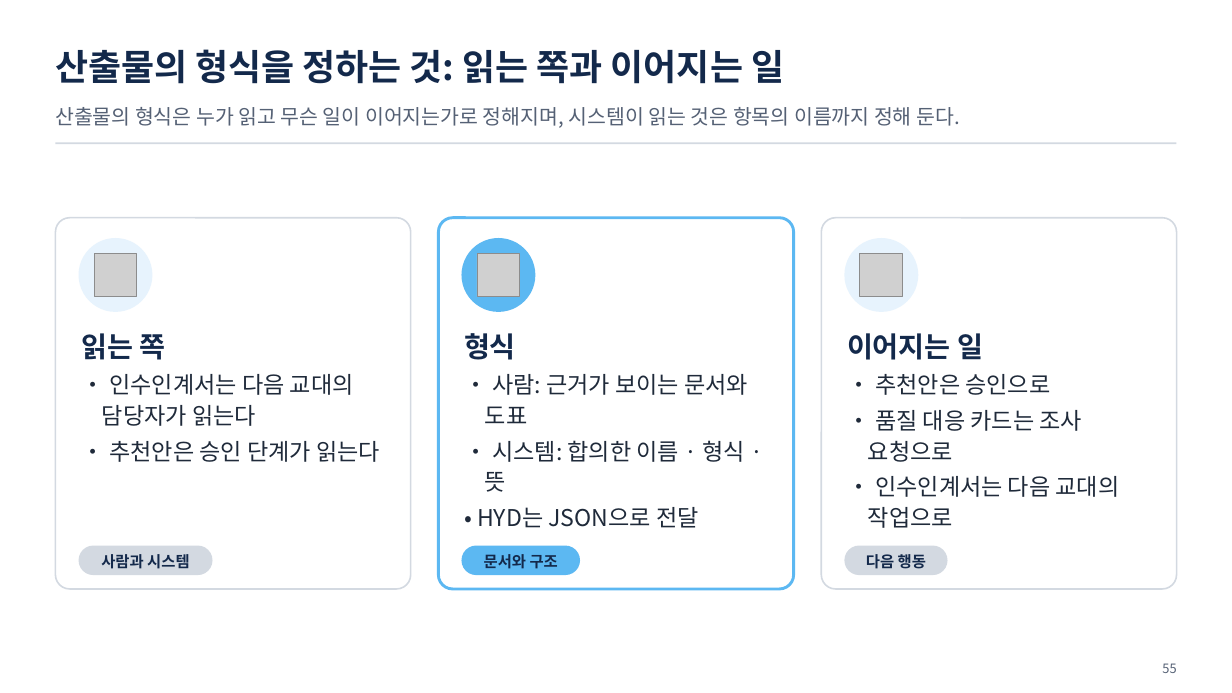
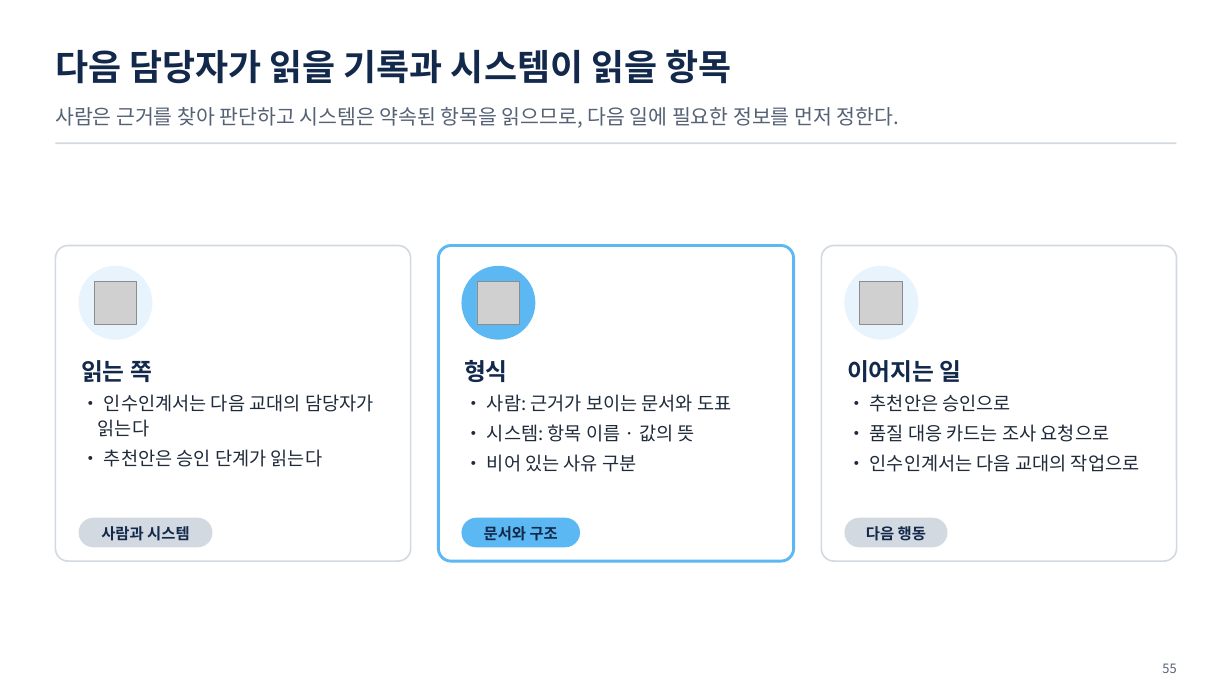
Before and after one commit to uengine-oss/hyd-iot-edu, a slide deck: slide 55 of workspace/강의제작/산출물/통합반/이론/08회차/통합반_08일차.pptx. Drawn at 1232x693 pixels with LibreOffice and Linux fonts; fonts in the diff are those of the drawing; grey boxes stand for pictures. Boxes give left, top, right and bottom in pixels: in the first picture for what was removed or moved away, otherwise in the second. Text is boxed around its words. In the diff, an @@ line names an element or a change of style, - is before the commit and + after.

```diff
--- a/workspace/강의제작/산출물/통합반/이론/08회차/통합반_08일차.pptx
+++ b/workspace/강의제작/산출물/통합반/이론/08회차/통합반_08일차.pptx
@@ text at box(55, 49, 731, 84): text changed @@
-산출물의 형식을 정하는 것: 읽는 쪽과 이어지는 일
+다음 담당자가 읽을 기록과 시스템이 읽을 항목
@@ text at box(55, 107, 898, 128): text changed @@
-산출물의 형식은 누가 읽고 무슨 일이 이어지는가로 정해지며, 시스템이 읽는 것은 항목의 이름까지 정해 둔다.
+사람은 근거를 찾아 판단하고 시스템은 약속된 항목을 읽으므로, 다음 일에 필요한 정보를 먼저 정한다.
@@ rounded rectangle: place and size @@
-rounded rectangle at box(55, 218, 410, 590)
+rounded rectangle at box(55, 246, 410, 562)
@@ rounded rectangle: place and size @@
-rounded rectangle at box(438, 218, 793, 590)
+rounded rectangle at box(438, 246, 793, 562)
@@ rounded rectangle: place and size @@
-rounded rectangle at box(822, 218, 1177, 590)
+rounded rectangle at box(822, 246, 1177, 562)
@@ 3 ellipses, 3 pictures: place and size @@
-3 ellipses, 3 pictures at box(79, 238, 919, 312)
+3 ellipses, 3 pictures at box(79, 266, 919, 340)
@@ text "읽는 쪽": place and size @@
-text "읽는 쪽" at box(81, 333, 380, 462)
+text "읽는 쪽" at box(81, 360, 374, 467)
@@ text "읽는 쪽" at box(81, 360, 374, 467): size 22 to 18.5 pt in "읽는 쪽"; size 18 to 14.5 pt; indent changed @@
@@ text "형식": place and size @@
-text "형식" at box(464, 333, 748, 528)
+text "형식" at box(464, 360, 731, 472)
@@ text "이어지는 일": place and size @@
-text "이어지는 일" at box(847, 333, 1120, 528)
+text "이어지는 일" at box(847, 360, 1140, 472)
@@ text "이어지는 일" at box(847, 360, 1140, 472): size 22 to 18.5 pt in "이어지는 일"; size 18 to 14.5 pt in "• 추천안은 승인으로", "• 품질 대응 카드는 조사 요청으로", "• 인수인계서는 다음 교대의 작업으로"; indent changed @@
@@ text at box(464, 360, 731, 412): size 22 to 18.5 pt in "형식"; size 18 to 14.5 pt in "• 사람: 근거가 보이는 문서와 도표"; indent changed @@
@@ text at box(487, 424, 695, 472): text changed; size 18 to 14.5 pt @@
-• 시스템: 합의한 이름 · 형식 · 뜻
-• HYD는 JSON으로 전달
+• 시스템: 항목 이름 · 값의 뜻
+• 비어 있는 사유 구분
@@ 3 texts, 3 rounded rectangles: place and size @@
-3 texts, 3 rounded rectangles at box(79, 545, 948, 575)
+3 texts, 3 rounded rectangles at box(79, 518, 948, 547)
```
Also in this commit, not shown: 7 other slides changed, 6 other files.
